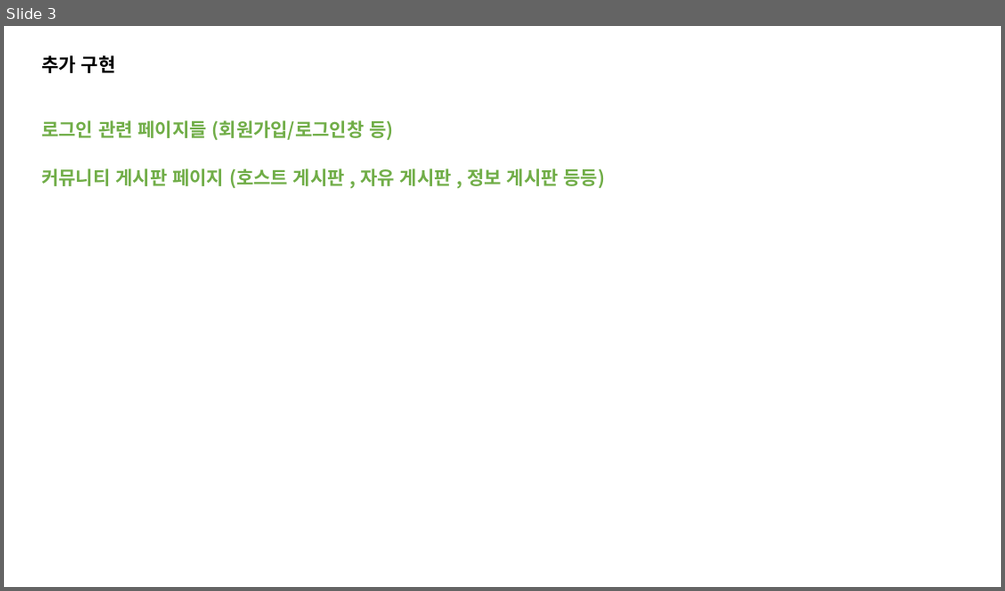
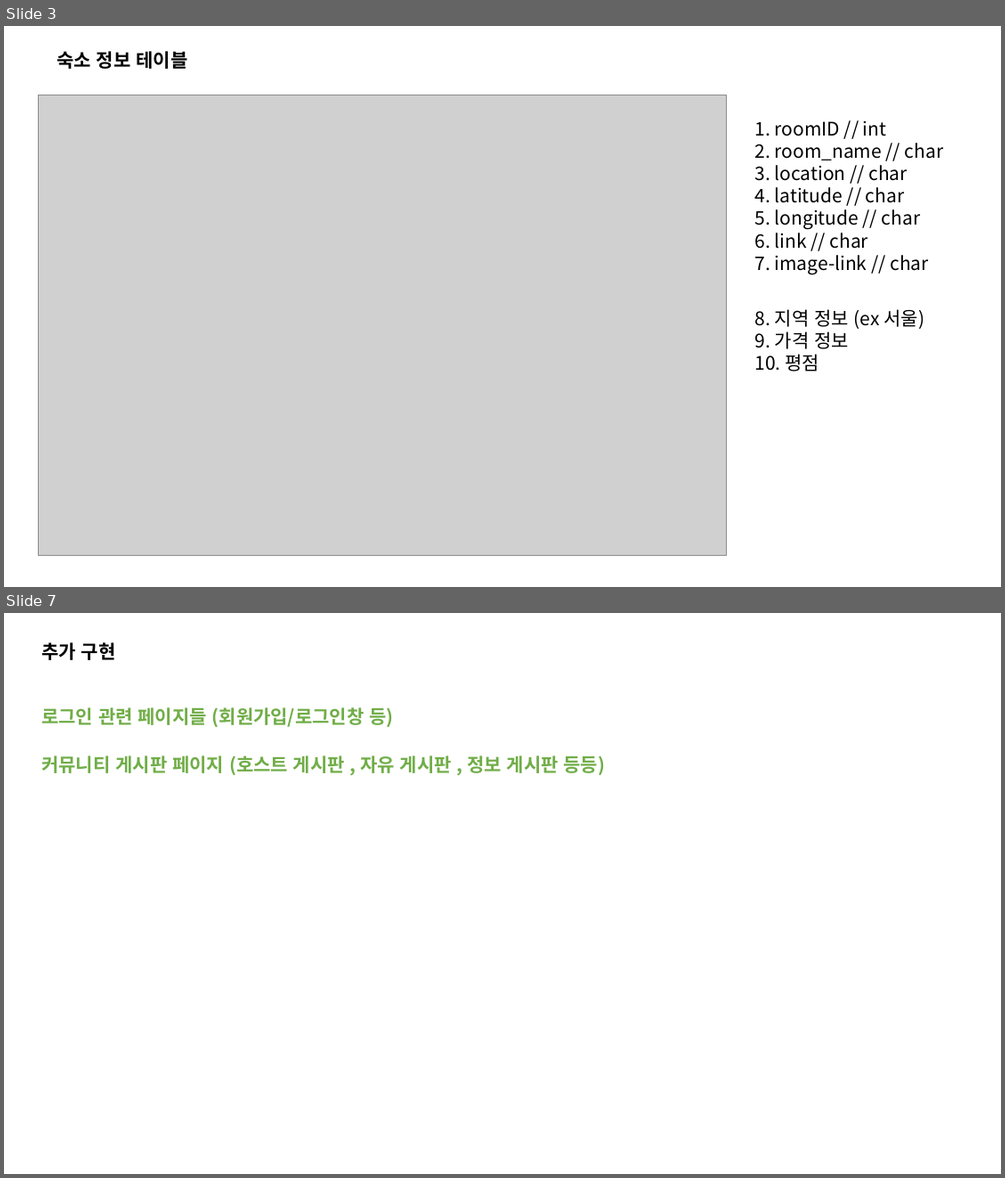
Before and after one commit to bomiiisong/Airbnb, a slide deck: 웹사이트.pptx. Shown one above the other, each under a label of ours: slide 3 before the commit, slides 3 and 7 after it; the slides between them are not shown. The pictures are 1005x591 and 1005x1178 pixels, drawn with LibreOffice and Linux fonts; fonts in the diff are those of the drawing; grey boxes stand for pictures. Boxes give left, top, right and bottom in pixels: in the first picture for what was removed or moved away, otherwise in the second. Text is boxed around its words. In the diff, an @@ line names an element or a change of style, - is before the commit and + after.

```diff
--- a/웹사이트.pptx
+++ b/웹사이트.pptx
@@ slide 3 added at (4,26,1001,587), background #FFFFFF @@
@@ text added at (57,51,187,69), 18 pt, text #000000, bold @@
+숙소 정보 테이블
@@ picture added at (39,95,727,556) @@
@@ text added at (755,121,943,274), 18 pt, text #000000 @@
+1. roomID // int
+2. room_name // char
+3. location // char
+4. latitude // char
+5. longitude // char
+6. link // char
+7. image-link // char
@@ text added at (755,309,925,371), 18 pt, text #000000 @@
+8. 지역 정보 (ex 서울)
+9. 가격 정보
+10. 평점
@@ what was slide 3 is now slide 7 @@
```
Also in this commit, not shown: 2 slides changed, 12 other slides added, 29 other files.
